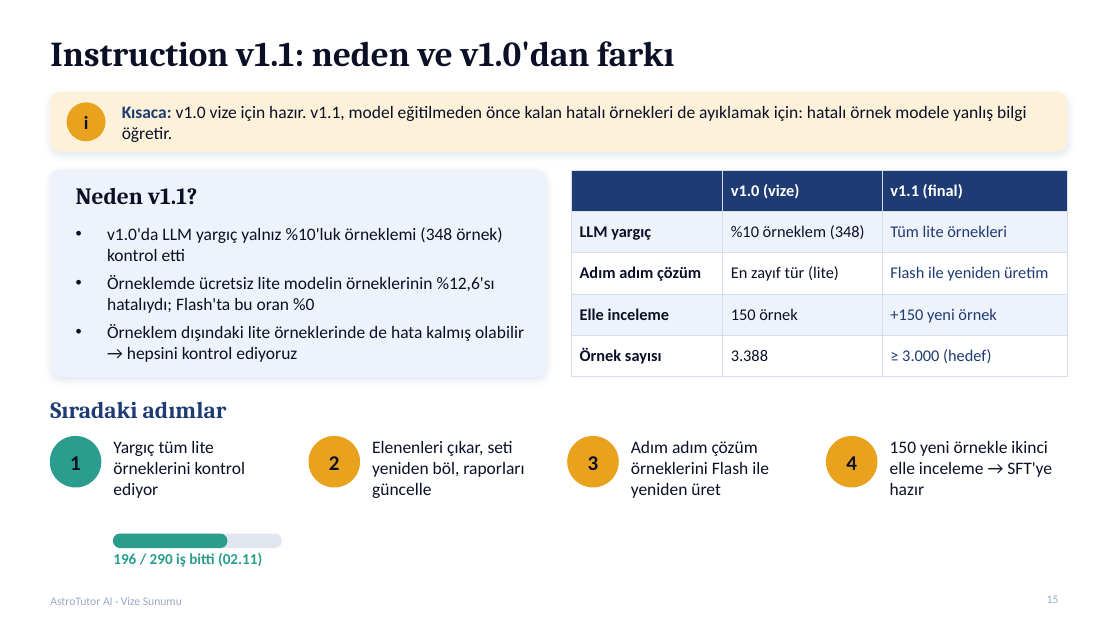
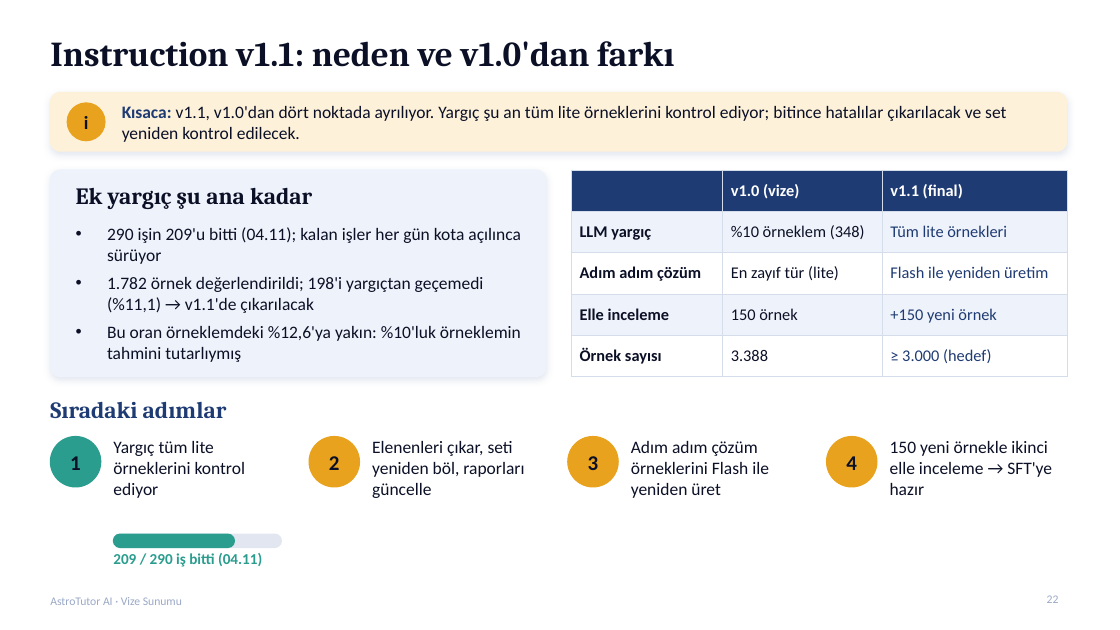
Before and after one commit to gedag/AstroTutor-AI, a slide deck: slide 22 of reports/AstroTutor_AI_Vize_Sunumu.pptx (slide 15 before the commit). Drawn at 1120x630 pixels with LibreOffice and Linux fonts; fonts in the diff are those of the drawing. Boxes give left, top, right and bottom in pixels: in the first picture for what was removed or moved away, otherwise in the second. Text is boxed around its words. In the diff, an @@ line names an element or a change of style, - is before the commit and + after.

Commit message:
Sunum adım adım açıklamalı hâle getirildi: kaynaklar ve dil, neden Türkçe, adım tabloları, neden? soruları, v1.0/v1.1 kararı (24 slayt)

```diff
--- a/reports/AstroTutor_AI_Vize_Sunumu.pptx
+++ b/reports/AstroTutor_AI_Vize_Sunumu.pptx
@@ text at bbox=[122, 106, 1006, 142]: text changed @@
-Kısaca: v1.0 vize için hazır. v1.1, model eğitilmeden önce kalan hatalı örnekleri de ayıklamak için: hatalı örnek modele yanlış bilgi öğretir.
+Kısaca: v1.1, v1.0'dan dört noktada ayrılıyor. Yargıç şu an tüm lite örneklerini kontrol ediyor; bitince hatalılar çıkarılacak ve set yeniden kontrol edilecek.
@@ text at bbox=[76, 187, 312, 209]: text changed @@
-Neden v1.1?
+Ek yargıç şu ana kadar
@@ text at bbox=[107, 227, 521, 362]: text changed @@
-• v1.0'da LLM yargıç yalnız %10'luk örneklemi (348 örnek) kontrol etti
-• Örneklemde ücretsiz lite modelin örneklerinin %12,6'sı hatalıydı; Flash'ta bu oran %0
-• Örneklem dışındaki lite örneklerinde de hata kalmış olabilir → hepsini kontrol ediyoruz
+• 290 işin 209'u bitti (04.11); kalan işler her gün kota açılınca sürüyor
+• 1.782 örnek değerlendirildi; 198'i yargıçtan geçemedi (%11,1) → v1.1'de çıkarılacak
+• Bu oran örneklemdeki %12,6'ya yakın: %10'luk örneklemin tahmini tutarlıymış
@@ rounded rectangle: place and size @@
-rounded rectangle at bbox=[113, 534, 227, 548]
+rounded rectangle at bbox=[113, 534, 234, 548]
@@ text at bbox=[113, 553, 262, 567]: text changed @@
-196 / 290 iş bitti (02.11)
+209 / 290 iş bitti (04.11)
@@ page number at bbox=[1047, 595, 1059, 603]: text changed @@
-15
+22
```
Also in this commit, not shown: 7 other slides changed, 7 slides added, 2 other files.
